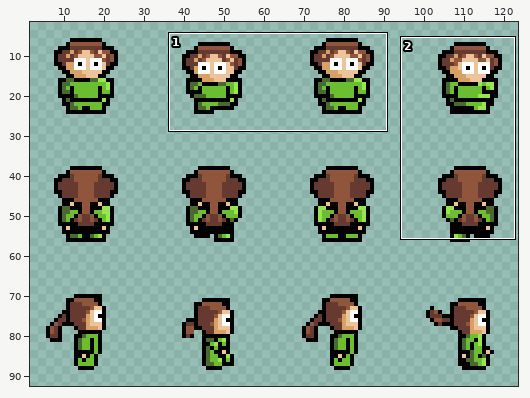
A sprite sheet gets an edit: assets/player/player_v2.png. Above: a wide view before the commit, with the close-up outlined.
Close-up. Old version:
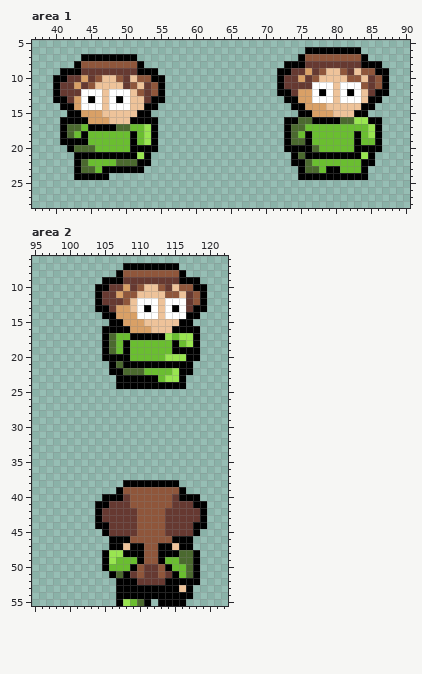
The file is 128x96 pixels. Shown: area 1: x 37..90, y 5..28; area 2: x 95..122, y 6..55. The wide view leaves out empty margins. The commit also changed other parts of the picture, which this record leaves out.
Once edited:
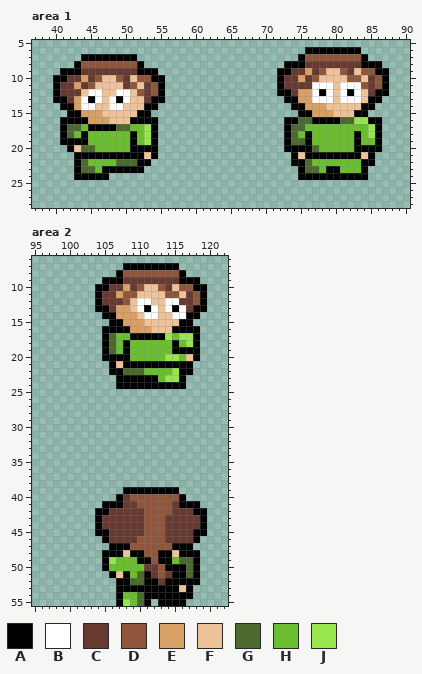
Palette (. is transparent): A #000000  B #ffffff  C #663931  D #8f563b  E #d9a066  F #eec39a  G #4b692f  H #6abe30  J #99e550
The edit:
Area 1:
Colour A is added in row 21 at x 54.
Colour A replaces colour J in row 21 at x 52.
Colour F replaces colour A in row 21 at x 53.
Colour F replaces colour B in row 12 at x 44 and 48; in row 14 at x 46 and 50.
Colour F replaces colour G in row 20 at x 43; in row 21 at x 75.
Colour F replaces colour J in row 21 at x 84.
Area 2:
Colour A is added in row 45 at x 104 and 119; in row 46 at x 105 and 118.
Colour A replaces colour C in row 41 at x 106 to 107 and 116 to 117; in row 42 at x 105 and 118; in row 51 at x 111; in row 52 at x 111 to 112.
Colour A replaces colour D in row 39 at x 108 to 115; in row 49 at x 111.
Colour A replaces colour F in row 47 at x 108 and 115.
Colour A replaces colour G in row 48 at x 116 to 117.
Colour A replaces colour H in row 49 at x 114; in row 50 at x 115 to 116; in row 51 at x 116.
Colour A replaces colour J in row 48 at x 106 to 107.
Colour C replaces colour A in row 44 at x 105 and 118; in row 46 at x 106 to 108 and 115 to 117.
Colour C replaces colour B in row 12 at x 116.
Colour C replaces colour D in row 41 at x 109; in rows 42 to 45 at x 110; in row 46 at x 109 and 114.
Colour D replaces colour A in row 47 at x 109 to 110 and 113 to 114.
Colour D replaces colour C in row 40 at x 115; in row 42 at x 114.
Colour F replaces colour A in row 20 at x 117; in row 48 at x 108 and 115.
Colour F replaces colour B in row 12 at x 112; in row 14 at x 110 and 114.
Colour F replaces colour G in row 21 at x 107; in row 51 at x 107.
Colour G replaces colour A in row 52 at x 109; in row 54 at x 110.
Colour G replaces colour C in row 52 at x 110.
Colour G replaces colour D in row 51 at x 110.
Colour H replaces colour A in row 50 at x 109; in row 54 at x 108 to 109.
Colour H replaces colour C in row 51 at x 109.
Colour H replaces colour D in row 50 at x 110.
Colour H replaces colour J in row 20 at x 116.
The author cleared colour A in row 38 at x 108 to 115; in row 39 at x 107 and 116; in row 40 at x 105 to 106 and 117 to 118; in row 41 at x 104 and 119.
